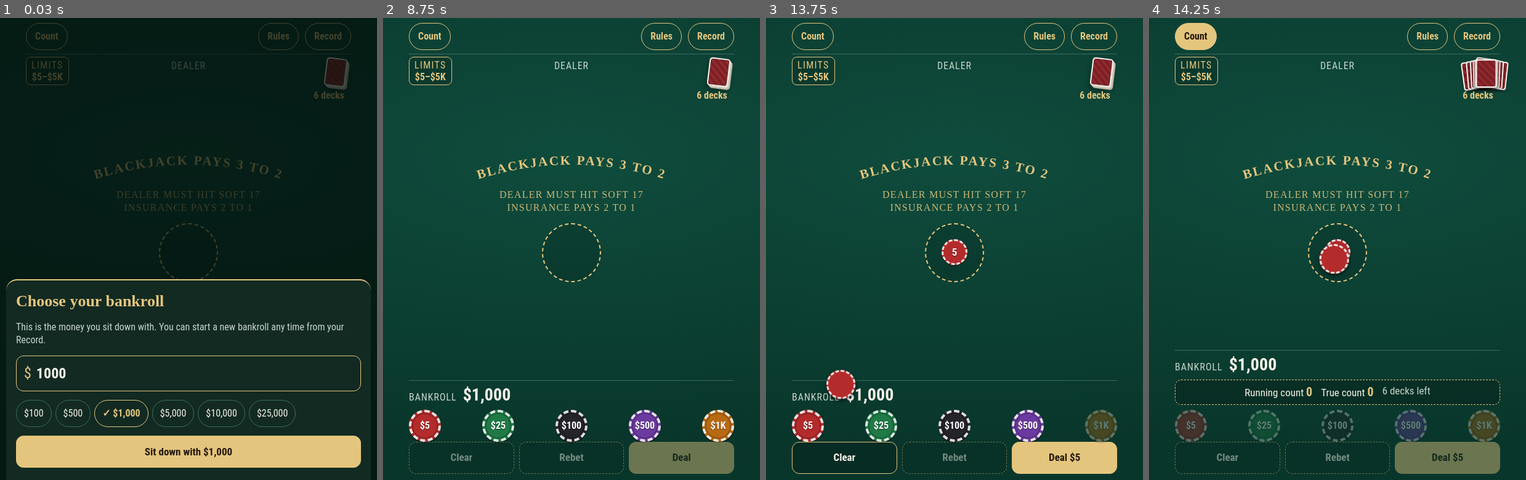
Above: before the commit, frames 1-4 (left to right).
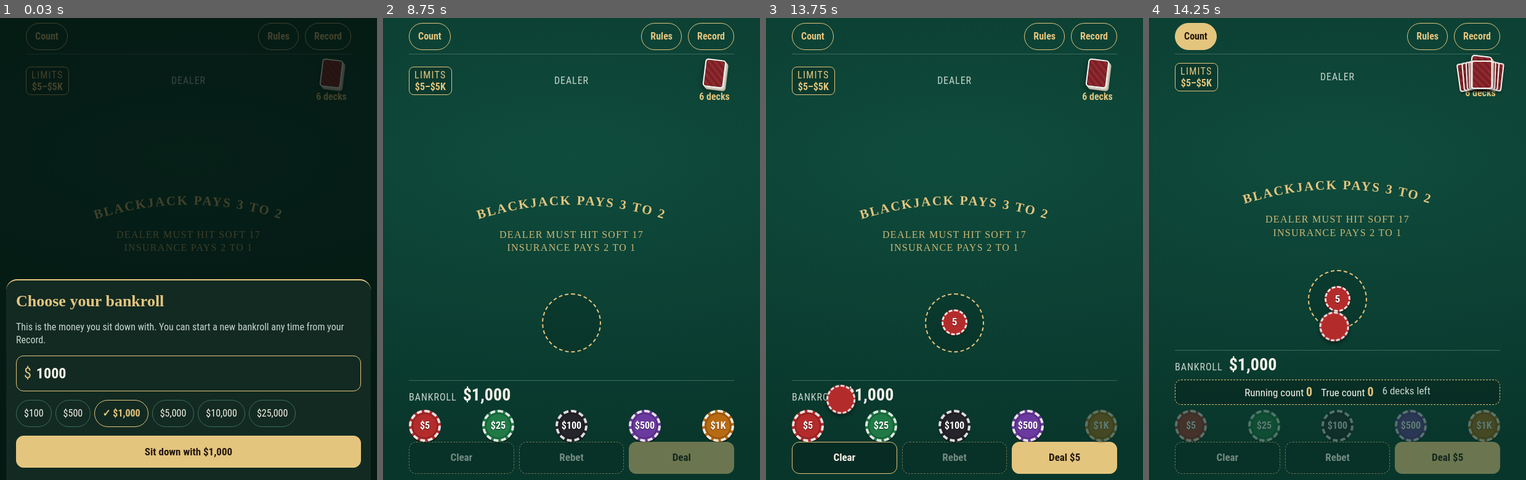
Above: after the commit, the same moments.

Repository: ahnnyc/Blackjack-
Game: browser game, page index.html
The game is run twice, just before and just after one commit, with the same random seed, the same clock (stepped at 60 frames per second) and the same inputs.
Inputs (mouse positions are in pixels of both pictures, inside the frame that each line leads up to; where the layout moved, square brackets give the same spot in the first picture):
- Up to frame 1 (0.03 s): no input
- Up to frame 2 (8.75 s): move the mouse to (571, 212) [571, 170] at 1.07 s; click "$10,000" at 1.17 s; click (571, 332) at 1.67 s; move the mouse to (526, 202) [526, 165] at 2.07 s; click "$5,000" at 2.17 s; click (575, 373) at 2.67 s; type "9" at 2.67 s; tap Enter at 2.7, 4.7, 5.7, 7.7 s; move the mouse to (616, 202) [616, 161] at 3.07 s; click (571, 373) at 3.17 s; click (571, 299) at 3.67 s; move the mouse to (605, 216) [605, 175] at 4.07 s; click "$500" at 4.17 s; click (575, 373) at 4.67 s; type "7" at 4.67 s; move the mouse to (511, 216) [511, 179] at 5.07 s; click "$10,000" at 5.17 s; click (575, 373) at 5.67 s; type "1" at 5.67 s; move the mouse to (571, 198) [571, 161] at 6.07 s; click "$100" at 6.17 s; click "$5,000" at 6.67 s; move the mouse to (643, 207) [643, 170] at 7.07 s; click "$25,000" at 7.17 s; click (575, 373) at 7.67 s; type "9" at 7.67 s; move the mouse to (499, 207) [499, 165] at 8.07 s; click "$1,000" at 8.17 s; click "Sit down with $1,000" at 8.67 s
- Up to frame 3 (13.75 s): move the mouse to (931, 221) [931, 179] at 9.07 s; click "Record" at 9.17 s; click (973, 410) at 9.67 s; click "$950 $1,000 $1,050 Start" at 9.77 s; move the mouse to (988, 156) at 10.07 s; click (973, 202) at 10.17 s; click (954, 410) at 10.67 s; move the mouse to (954, 216) at 11.07 s; click (954, 332) at 11.17 s; click (954, 96) at 11.67 s; click "CURRENT ROLL, HAND BY HAND" at 11.77 s; move the mouse to (886, 188) at 12.07 s; click (954, 64) at 12.17 s; click (954, 281) at 12.67 s; move the mouse to (1022, 184) at 13.07 s; click "Done" at 13.17 s; click "$5" at 13.67 s
- Up to frame 4 (14.25 s): click "Deal $5" at 13.77 s; move the mouse to (1371, 216) [1371, 175] at 14.07 s; click "Count" at 14.17 s

The runs differ from the first frame. In frame 1, 1.8% of the frame differs, in the area x 6-93%, y 8-57%; in frame 2, 2.5%; in frame 3, 3.6%; in frame 4, 4.0%, in the area x 6-96%, y 7-70%.

Commit message:
Lay the table out like a real one
Dealer row (limits, dealer, shoe) aligned at the top, the felt print takes the
middle, and the player's hand and bet circle sit at the bottom by the chips.
The bet circle is where the cards will land. The result banner stays on one
line and fits between the cards on the smallest iPhone.

Co-Authored-By: Claude Opus 5.5 <noreply@anthropic.com>
Claude-Session: https://claude.ai/code/session_01Ni3H8S74X4EXKLd9nbNY4b

Diff:
--- a/index.html
+++ b/index.html
@@ -55,7 +55,12 @@
 .topbtn{min-height:44px;padding:0 14px;border-radius:22px;border:1.5px solid var(--gold);background:transparent;font-size:16px;font-weight:600;color:var(--gold)}
 
 /* table */
-#table{position:relative;min-height:0;overflow-y:auto;display:flex;flex-direction:column;align-items:center;gap:6px;padding:8px 0}
+/* the table: dealer row at the top, felt print takes the slack in the middle, player area sits at the bottom */
+#table{position:relative;min-height:0;overflow-y:auto;overflow-x:hidden;display:grid;grid-template-rows:auto auto 1fr auto;
+  justify-items:center;align-items:center;row-gap:8px;padding:8px 0 12px}
+#topRow{width:100%;display:grid;grid-template-columns:1fr auto 1fr;align-items:center;column-gap:8px;min-height:58px}
+#dealerZone{align-self:start}
+#playerZone{align-self:end;justify-content:center;min-height:calc(var(--cw)*1.4 + 60px)}
 .zone{width:100%;display:flex;flex-direction:column;align-items:center;gap:6px}
 .zlabel{font-size:16px;color:var(--muted);letter-spacing:.06em;text-transform:uppercase}
 .zlabel b{color:var(--text);letter-spacing:0;text-transform:none;font-size:18px}
@@ -75,7 +80,8 @@
 .card.back::after{content:"";position:absolute;inset:5px;border:1.5px solid rgba(255,255,255,.55);border-radius:4px}
 .card.flip{animation:flipIn .62s cubic-bezier(.2,.7,.3,1)}
 @keyframes flipIn{0%{transform:perspective(500px) rotateY(90deg) scale(1.08)}60%{transform:perspective(500px) rotateY(-8deg) scale(1.04)}100%{transform:none}}
-#shoe{position:absolute;top:6px;right:8px;width:34px;height:46px;border-radius:5px;transform:rotate(7deg);
+#shoeBox{justify-self:end;display:flex;flex-direction:column;align-items:center;gap:6px;min-width:64px}
+#shoe{position:relative;width:34px;height:46px;border-radius:5px;transform:rotate(7deg);
   background:repeating-linear-gradient(45deg,#7a1f24 0 4px,#8e2a2f 4px 8px);border:2px solid var(--card);
   box-shadow:2px 2px 0 #d9d4c6,4px 4px 0 #b9b3a3,0 6px 10px rgba(0,0,0,.45)}
 #countBtn{min-height:44px;padding:0 14px;border-radius:22px;border:1.5px solid var(--gold);background:transparent;color:var(--gold);font-size:16px;font-weight:600}
@@ -91,16 +97,16 @@
   background:repeating-linear-gradient(45deg,#7a1f24 0 4px,#8e2a2f 4px 8px);border:2px solid var(--card);box-shadow:0 2px 4px rgba(0,0,0,.45)}
 #insSpot{display:flex;align-items:center;justify-content:center;gap:8px;font-size:16px;color:var(--gold);min-height:28px}
 #insSpot[hidden]{display:none}
-#limits{position:absolute;top:4px;left:0;z-index:2;display:flex;flex-direction:column;align-items:center;padding:3px 8px;border:1.5px solid var(--gold);border-radius:8px;color:var(--gold);font-size:16px;line-height:1.2;background:rgba(0,0,0,.15)}
+#limits{justify-self:start;display:flex;flex-direction:column;align-items:center;padding:3px 8px;border:1.5px solid var(--gold);border-radius:8px;color:var(--gold);font-size:16px;line-height:1.2;background:rgba(0,0,0,.15)}
 #limits .lt{letter-spacing:.08em;text-transform:uppercase}
 #limits #limitsV{font-weight:700;white-space:nowrap}
-#shoeLabel{position:absolute;top:58px;right:0;width:72px;white-space:nowrap;text-align:center;font-size:16px;font-weight:600;color:var(--gold);line-height:1.1}
+#shoeLabel{white-space:nowrap;text-align:center;font-size:16px;font-weight:600;color:var(--gold);line-height:1.1}
 #banner{position:absolute;left:50%;top:50%;z-index:4;transform:translate(-50%,-50%);pointer-events:none;
-  width:max-content;max-width:92%;text-align:center;padding:8px 18px;border-radius:16px;
+  width:max-content;max-width:98%;text-align:center;padding:6px 14px;border-radius:16px;
   background:var(--panel);border:3px solid var(--text);box-shadow:0 12px 30px rgba(0,0,0,.55)}
 #banner[hidden]{display:none}
-#banner .big{font-size:30px;font-weight:700;line-height:1.15}
-#banner .amt{font-size:30px;font-weight:700;margin-left:12px;white-space:nowrap}
+#banner .big{font-size:clamp(19px, 6.4vw, 26px);font-weight:700;line-height:1.15;white-space:nowrap}
+#banner .amt{font-size:clamp(19px, 6.4vw, 26px);font-weight:700;margin-left:10px;white-space:nowrap}
 #banner.good{border-color:var(--good)} #banner.good .big,#banner.good .amt{color:var(--good)}
 #banner.bad{border-style:dashed;border-color:var(--bad)} #banner.bad .big,#banner.bad .amt{color:var(--bad)}
 #banner.pop{animation:pop .5s cubic-bezier(.2,1.4,.4,1)}
@@ -124,7 +130,7 @@
 #print{width:100%;max-width:380px;text-align:center;margin:2px 0}
 #print svg{width:100%;height:auto;display:block}
 #table.compact #print .line2{display:none}
-#table.compact{gap:2px;padding:4px 0}
+#table.compact{row-gap:4px;padding:4px 0 6px}
 #print .line2{font-family:var(--f-display);color:var(--gold);font-size:16px;letter-spacing:.08em;text-transform:uppercase;opacity:.9}
 
 #hands{width:100%;display:flex;flex-wrap:wrap;justify-content:center;gap:10px 14px}
@@ -225,12 +231,13 @@
   </header>
 
   <main id="table">
-    <div id="shoe" aria-hidden="true"></div>
-    <div id="shoeLabel" class="num"></div>
-    <div id="limits"><span class="lt">Limits</span><span class="num" id="limitsV"></span></div>
     <div id="banner" hidden role="status" aria-live="polite"><span class="big" id="bannerBig"></span><span class="amt num" id="bannerAmt"></span></div>
-    <section class="zone" aria-label="Dealer">
+    <div id="topRow">
+      <div id="limits"><span class="lt">Limits</span><span class="num" id="limitsV"></span></div>
       <div class="zlabel" id="dealerLabel">Dealer</div>
+      <div id="shoeBox"><div id="shoe" aria-hidden="true"></div><div id="shoeLabel" class="num"></div></div>
+    </div>
+    <section class="zone" id="dealerZone" aria-label="Dealer">
       <div class="cards" id="dealerCards"></div>
     </section>
     <div id="print" aria-label="Table rules printed on the felt">
@@ -245,10 +252,10 @@
       <div class="line2" id="printIns">Insurance pays 2 to 1</div>
       <div id="insSpot" hidden><span class="stack" id="insStack"></span><span class="num" id="insAmt"></span></div>
     </div>
-    <section class="zone" aria-label="Your hands">
+    <section class="zone" id="playerZone" aria-label="Your hands">
       <div id="hands"></div>
+    <button id="spot" type="button" aria-label="Your bet"><div><div class="stack" id="spotStack"></div><div class="v num" id="spotV">$0</div><div class="h" id="spotH">Bet</div></div></button>
     </section>
-    <button id="spot" type="button" aria-label="Your bet"><div><div class="stack" id="spotStack"></div><div class="v num" id="spotV">$0</div><div class="h" id="spotH">Bet</div></div></button>
   </main>
 
   <footer id="ctl">
--- a/sw.js
+++ b/sw.js
@@ -1,6 +1,6 @@
 // Keeps the game on the phone so it opens with no internet connection.
 // Change VERSION whenever index.html changes, so phones pick up the new copy.
-const VERSION = 'bj-2026-11-24.12';
+const VERSION = 'bj-2026-11-24.13';
 const CORE = ['./', 'index.html', 'manifest.webmanifest', 'icon-180.png', 'icon-192.png', 'icon-512.png'];
 
 self.addEventListener('install', e => {
--- a/tools/game.html
+++ b/tools/game.html
@@ -40,7 +40,12 @@
 .topbtn{min-height:44px;padding:0 14px;border-radius:22px;border:1.5px solid var(--gold);background:transparent;font-size:16px;font-weight:600;color:var(--gold)}
 
 /* table */
-#table{position:relative;min-height:0;overflow-y:auto;display:flex;flex-direction:column;align-items:center;gap:6px;padding:8px 0}
+/* the table: dealer row at the top, felt print takes the slack in the middle, player area sits at the bottom */
+#table{position:relative;min-height:0;overflow-y:auto;overflow-x:hidden;display:grid;grid-template-rows:auto auto 1fr auto;
+  justify-items:center;align-items:center;row-gap:8px;padding:8px 0 12px}
+#topRow{width:100%;display:grid;grid-template-columns:1fr auto 1fr;align-items:center;column-gap:8px;min-height:58px}
+#dealerZone{align-self:start}
+#playerZone{align-self:end;justify-content:center;min-height:calc(var(--cw)*1.4 + 60px)}
 .zone{width:100%;display:flex;flex-direction:column;align-items:center;gap:6px}
 .zlabel{font-size:16px;color:var(--muted);letter-spacing:.06em;text-transform:uppercase}
 .zlabel b{color:var(--text);letter-spacing:0;text-transform:none;font-size:18px}
@@ -60,7 +65,8 @@
 .card.back::after{content:"";position:absolute;inset:5px;border:1.5px solid rgba(255,255,255,.55);border-radius:4px}
 .card.flip{animation:flipIn .62s cubic-bezier(.2,.7,.3,1)}
 @keyframes flipIn{0%{transform:perspective(500px) rotateY(90deg) scale(1.08)}60%{transform:perspective(500px) rotateY(-8deg) scale(1.04)}100%{transform:none}}
-#shoe{position:absolute;top:6px;right:8px;width:34px;height:46px;border-radius:5px;transform:rotate(7deg);
+#shoeBox{justify-self:end;display:flex;flex-direction:column;align-items:center;gap:6px;min-width:64px}
+#shoe{position:relative;width:34px;height:46px;border-radius:5px;transform:rotate(7deg);
   background:repeating-linear-gradient(45deg,#7a1f24 0 4px,#8e2a2f 4px 8px);border:2px solid var(--card);
   box-shadow:2px 2px 0 #d9d4c6,4px 4px 0 #b9b3a3,0 6px 10px rgba(0,0,0,.45)}
 #countBtn{min-height:44px;padding:0 14px;border-radius:22px;border:1.5px solid var(--gold);background:transparent;color:var(--gold);font-size:16px;font-weight:600}
@@ -76,16 +82,16 @@
   background:repeating-linear-gradient(45deg,#7a1f24 0 4px,#8e2a2f 4px 8px);border:2px solid var(--card);box-shadow:0 2px 4px rgba(0,0,0,.45)}
 #insSpot{display:flex;align-items:center;justify-content:center;gap:8px;font-size:16px;color:var(--gold);min-height:28px}
 #insSpot[hidden]{display:none}
-#limits{position:absolute;top:4px;left:0;z-index:2;display:flex;flex-direction:column;align-items:center;padding:3px 8px;border:1.5px solid var(--gold);border-radius:8px;color:var(--gold);font-size:16px;line-height:1.2;background:rgba(0,0,0,.15)}
+#limits{justify-self:start;display:flex;flex-direction:column;align-items:center;padding:3px 8px;border:1.5px solid var(--gold);border-radius:8px;color:var(--gold);font-size:16px;line-height:1.2;background:rgba(0,0,0,.15)}
 #limits .lt{letter-spacing:.08em;text-transform:uppercase}
 #limits #limitsV{font-weight:700;white-space:nowrap}
-#shoeLabel{position:absolute;top:58px;right:0;width:72px;white-space:nowrap;text-align:center;font-size:16px;font-weight:600;color:var(--gold);line-height:1.1}
+#shoeLabel{white-space:nowrap;text-align:center;font-size:16px;font-weight:600;color:var(--gold);line-height:1.1}
 #banner{position:absolute;left:50%;top:50%;z-index:4;transform:translate(-50%,-50%);pointer-events:none;
-  width:max-content;max-width:92%;text-align:center;padding:8px 18px;border-radius:16px;
+  width:max-content;max-width:98%;text-align:center;padding:6px 14px;border-radius:16px;
   background:var(--panel);border:3px solid var(--text);box-shadow:0 12px 30px rgba(0,0,0,.55)}
 #banner[hidden]{display:none}
-#banner .big{font-size:30px;font-weight:700;line-height:1.15}
-#banner .amt{font-size:30px;font-weight:700;margin-left:12px;white-space:nowrap}
+#banner .big{font-size:clamp(19px, 6.4vw, 26px);font-weight:700;line-height:1.15;white-space:nowrap}
+#banner .amt{font-size:clamp(19px, 6.4vw, 26px);font-weight:700;margin-left:10px;white-space:nowrap}
 #banner.good{border-color:var(--good)} #banner.good .big,#banner.good .amt{color:var(--good)}
 #banner.bad{border-style:dashed;border-color:var(--bad)} #banner.bad .big,#banner.bad .amt{color:var(--bad)}
 #banner.pop{animation:pop .5s cubic-bezier(.2,1.4,.4,1)}
@@ -109,7 +115,7 @@
 #print{width:100%;max-width:380px;text-align:center;margin:2px 0}
 #print svg{width:100%;height:auto;display:block}
 #table.compact #print .line2{display:none}
-#table.compact{gap:2px;padding:4px 0}
+#table.compact{row-gap:4px;padding:4px 0 6px}
 #print .line2{font-family:var(--f-display);color:var(--gold);font-size:16px;letter-spacing:.08em;text-transform:uppercase;opacity:.9}
 
 #hands{width:100%;display:flex;flex-wrap:wrap;justify-content:center;gap:10px 14px}
@@ -209,12 +215,13 @@
   </header>
 
   <main id="table">
-    <div id="shoe" aria-hidden="true"></div>
-    <div id="shoeLabel" class="num"></div>
-    <div id="limits"><span class="lt">Limits</span><span class="num" id="limitsV"></span></div>
     <div id="banner" hidden role="status" aria-live="polite"><span class="big" id="bannerBig"></span><span class="amt num" id="bannerAmt"></span></div>
-    <section class="zone" aria-label="Dealer">
+    <div id="topRow">
+      <div id="limits"><span class="lt">Limits</span><span class="num" id="limitsV"></span></div>
       <div class="zlabel" id="dealerLabel">Dealer</div>
+      <div id="shoeBox"><div id="shoe" aria-hidden="true"></div><div id="shoeLabel" class="num"></div></div>
+    </div>
+    <section class="zone" id="dealerZone" aria-label="Dealer">
       <div class="cards" id="dealerCards"></div>
     </section>
     <div id="print" aria-label="Table rules printed on the felt">
@@ -229,10 +236,10 @@
       <div class="line2" id="printIns">Insurance pays 2 to 1</div>
       <div id="insSpot" hidden><span class="stack" id="insStack"></span><span class="num" id="insAmt"></span></div>
     </div>
-    <section class="zone" aria-label="Your hands">
+    <section class="zone" id="playerZone" aria-label="Your hands">
       <div id="hands"></div>
+    <button id="spot" type="button" aria-label="Your bet"><div><div class="stack" id="spotStack"></div><div class="v num" id="spotV">$0</div><div class="h" id="spotH">Bet</div></div></button>
     </section>
-    <button id="spot" type="button" aria-label="Your bet"><div><div class="stack" id="spotStack"></div><div class="v num" id="spotV">$0</div><div class="h" id="spotH">Bet</div></div></button>
   </main>
 
   <footer id="ctl">
--- /dev/null
+++ b/tools/layout-shots.js
@@ -0,0 +1,43 @@
+// Pictures of the table at three phone sizes: betting, mid-hand, and the result.
+const { chromium } = require('playwright');
+const dir = __dirname;
+(async () => {
+  const b = await chromium.launch();
+  const report = [];
+  for (const [w, h] of [[390, 844], [375, 667], [320, 568]]) {
+    const ctx = await b.newContext({ viewport: { width: w, height: h }, deviceScaleFactor: 2, isMobile: true, hasTouch: true, reducedMotion: 'reduce' });
+    await ctx.route(/fonts\.(googleapis|gstatic)/, r => r.abort());
+    const p = await ctx.newPage();
+    const errs = []; p.on('pageerror', e => errs.push(e.message));
+    await p.goto('file://' + dir + '/page.html');
+    await p.fill('#bankInput', '500'); await p.click('#bankStart');
+    await p.click('.chip.c25'); await p.waitForTimeout(1200);
+    await p.screenshot({ path: `${dir}/L-${w}-bet.png` });
+    await p.click('#actions button:has-text("Deal")');
+    let shotMid = false;
+    for (let i = 0; i < 300; i++) {
+      const labels = await p.$$eval('#actions button:not([disabled])', bs => bs.map(x => x.textContent));
+      if (labels.some(l => l.startsWith('$'))) break;
+      if (!labels.length) { await p.waitForTimeout(60); continue; }
+      if (labels.includes('Stand') && !shotMid) { await p.waitForTimeout(700); await p.screenshot({ path: `${dir}/L-${w}-play.png` }); shotMid = true; }
+      const pick = labels.includes('Stand') ? 'Stand' : (['No insurance', 'No thanks'].find(l => labels.includes(l)) || labels[0]);
+      await p.click(`#actions button:not([disabled]):text-is("${pick}")`);
+      if (await p.isVisible('#warnGo')) await p.click('#warnGo');
+    }
+    await p.waitForTimeout(4500);
+    await p.screenshot({ path: `${dir}/L-${w}-result.png` });
+    const m = await p.evaluate(() => {
+      const r = s => document.querySelector(s).getBoundingClientRect();
+      const t = document.querySelector('#table');
+      const ban = r('#banner'), dc = r('#dealerCards'), hz = r('#hands');
+      return { tableScrolls: t.scrollHeight > t.clientHeight + 1, pageScrolls: document.scrollingElement.scrollHeight > innerHeight,
+        bannerHitsDealer: !document.querySelector('#banner').hidden && ban.top < dc.bottom - 2,
+        bannerHitsHand: !document.querySelector('#banner').hidden && ban.bottom > hz.top + 2,
+        cardWidth: getComputedStyle(document.documentElement).getPropertyValue('--cw').trim() };
+    });
+    report.push({ size: w + 'x' + h, ...m, errors: errs });
+    await ctx.close();
+  }
+  console.log(JSON.stringify(report));
+  await b.close();
+})();
